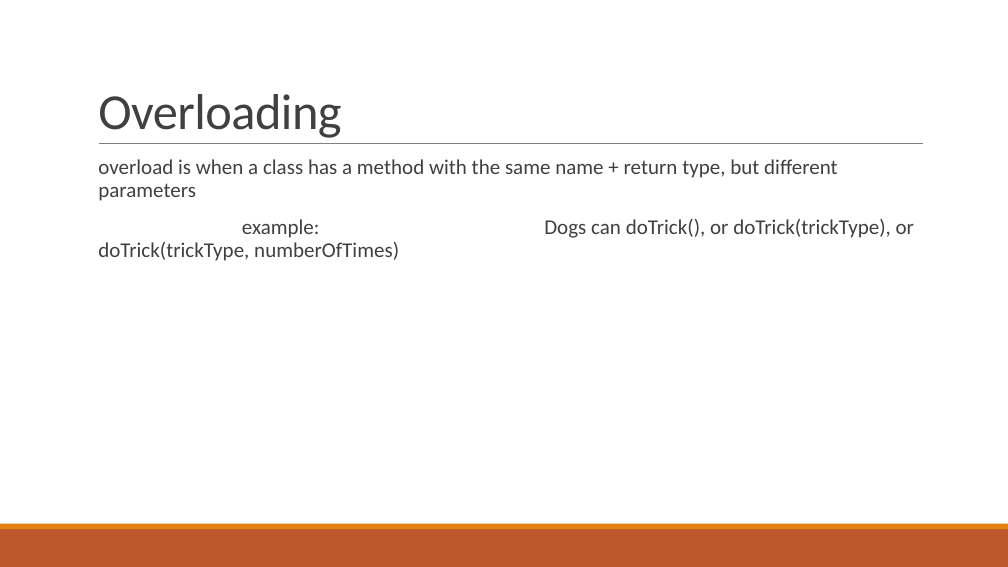
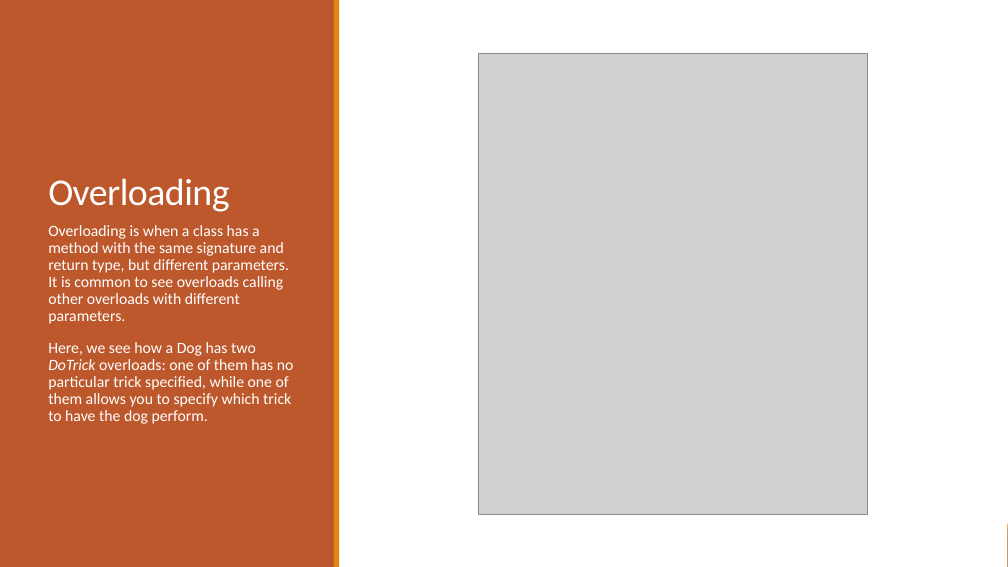
Before and after one commit to Troy-Web-Consulting/twc-training-oop-fundamentals, a slide deck: slide 15 of presentation.pptx. Drawn at 1008x567 pixels with LibreOffice and Linux fonts; fonts in the diff are those of the drawing; grey boxes stand for pictures. Boxes give left, top, right and bottom in pixels: in the first picture for what was removed or moved away, otherwise in the second. Text is boxed around its words. In the diff, an @@ line names an element or a change of style, - is before the commit and + after.

```diff
--- a/presentation.pptx
+++ b/presentation.pptx
@@ rectangle added at (x1=0, y1=0, x2=1008, y2=567), fill #FFFFFF @@
@@ rectangle added at (x1=0, y1=0, x2=335, y2=567), fill #BD582C @@
@@ rectangle added at (x1=334, y1=0, x2=340, y2=567), fill #E48312 @@
@@ title "Overloading" moved from (x1=98, y1=94, x2=341, y2=138) to (x1=48, y1=178, x2=229, y2=212) @@
@@ title "Overloading" at (x1=48, y1=178, x2=229, y2=212): size 48 to 36 pt, text colour #404040 to #FFFFFF @@
@@ picture added at (x1=479, y1=53, x2=867, y2=514) @@
@@ line removed from (99, 144) to (923, 144) @@
@@ text at (x1=48, y1=225, x2=294, y2=424): text changed; size 20 to 15 pt; text colour #404040 to #FFFFFF @@
-  overload is when a class has a method with the same name + return type, but different parameters
-  example: Dogs can doTrick(), or doTrick(trickType), or doTrick(trickType, numberOfTimes)
+  Overloading is when a class has a method with the same signature and return type, but different parameters. It is common to see overloads calling other overloads with different parameters.
+  Here, we see how a Dog has two DoTrick overloads: one of them has no particular trick specified, while one of them allows you to specify which trick to have the dog perform.
```
Also in this commit, not shown: 11 other slides changed, 1 slide added, 1 slide removed, 10 other files.
